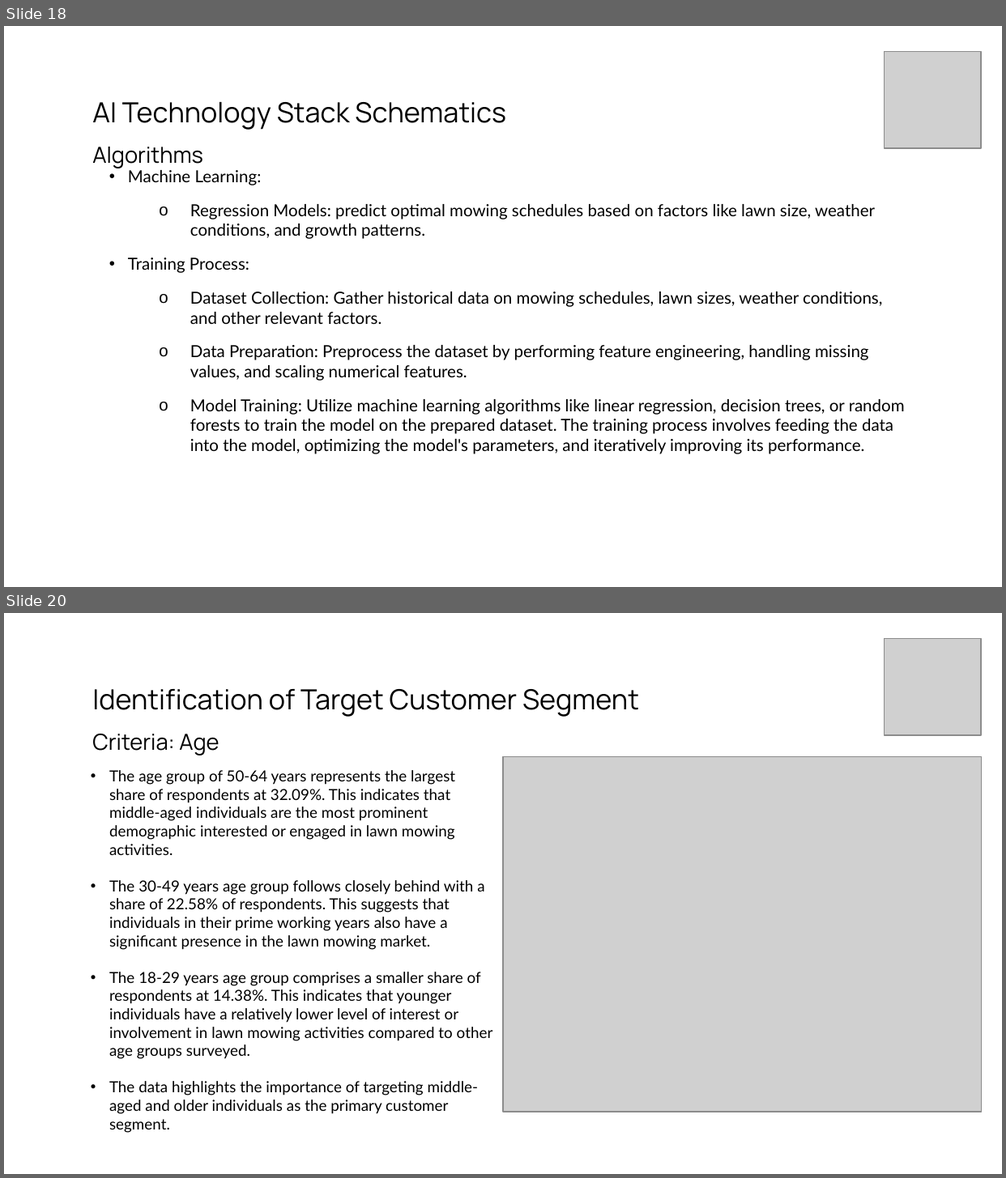
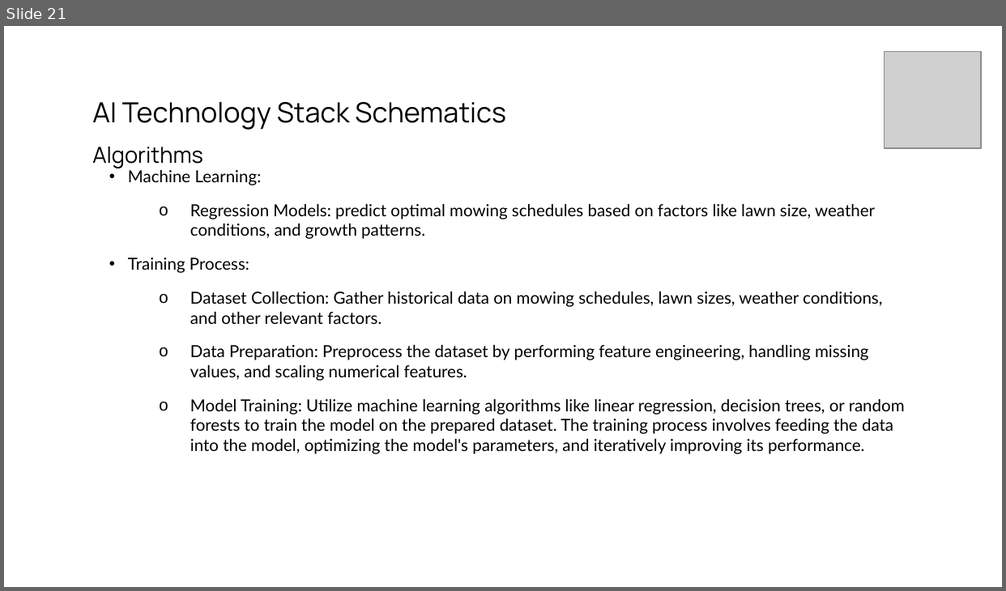
Before and after one commit to gasserahmed/VT-MIT, a slide deck: MGT5824-Tech-based Entrepreneurship/Assignments/Milestone #2 - Venture Solution Prototype & Social Affordances/gasser18-milestone2_prototype_and_social_affordances_slides.pptx. Shown one above the other, each under a label of ours: slides 18 and 20 before the commit, slide 21 after it; the slides between them are not shown. The pictures are 1006x1178 and 1006x591 pixels, drawn with LibreOffice and Linux fonts; fonts in the diff are those of the drawing; grey boxes stand for pictures. Boxes give left, top, right and bottom in pixels: in the first picture for what was removed or moved away, otherwise in the second. Text is boxed around its words. In the diff, an @@ line names an element or a change of style, - is before the commit and + after.

```diff
--- a/MGT5824-Tech-based Entrepreneurship/Assignments/Milestone #2 - Venture Solution Prototype & Social Affordances/gasser18-milestone2_prototype_and_social_affordances_slides.pptx
+++ b/MGT5824-Tech-based Entrepreneurship/Assignments/Milestone #2 - Venture Solution Prototype & Social Affordances/gasser18-milestone2_prototype_and_social_affordances_slides.pptx
@@ slide 20 removed at box(4, 613, 1002, 1174), background #FFFFFF @@
@@ picture removed at box(884, 639, 981, 736) @@
@@ title removed at box(92, 689, 639, 756) @@
-Identification of Target Customer Segment
-Criteria: Age
@@ picture removed at box(503, 756, 981, 1112) @@
@@ text removed at box(109, 770, 493, 1133) @@
-• The age group of 50-64 years represents the largest share of respondents at 32.09%. This indicates that middle-aged individuals are the most prominent demographic interested or engaged in lawn mowing activities.
-• The 30-49 years age group follows closely behind with a share of 22.58% of respondents. This suggests that individuals in their prime working years also have a significant presence in the lawn mowing market.
-• The 18-29 years age group comprises a smaller share of respondents at 14.38%. This indicates that younger individuals have a relatively lower level of interest or involvement in lawn mowing activities compared to other age groups surveyed.
-• The data highlights the importance of targeting middle-aged and older individuals as the primary customer segment.
@@ what was slide 18 is now slide 21 @@
```
Also in this commit, not shown: 3 slides changed, 4 slides added, 10 other slides removed, 4 other files.
